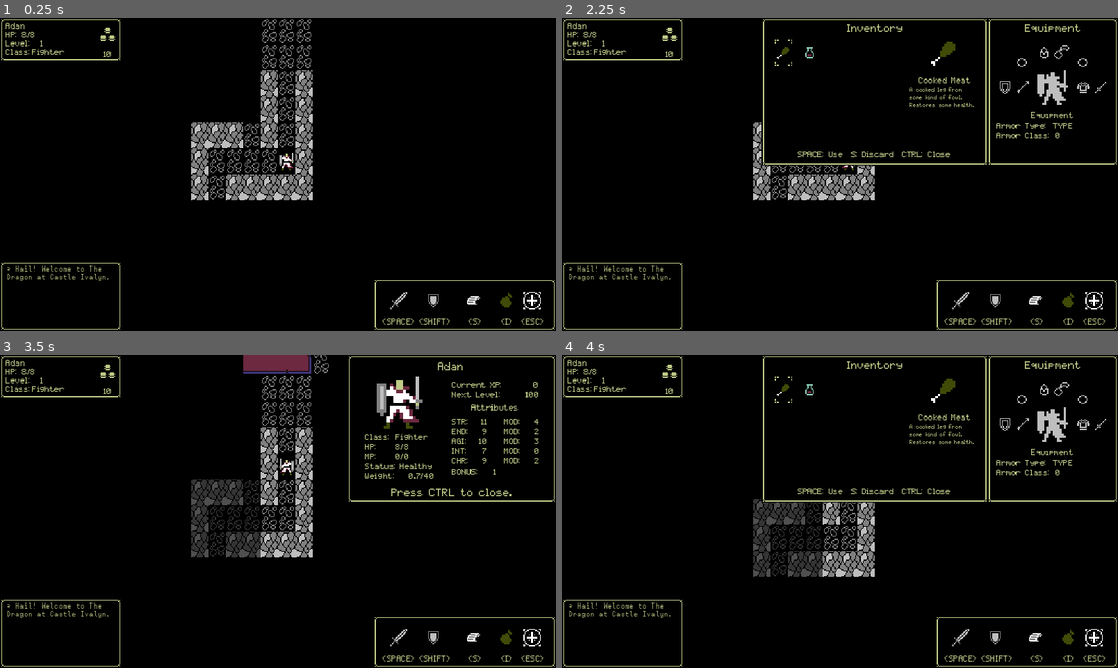
Above: before the commit, frames 1-4 (two rows, left to right).
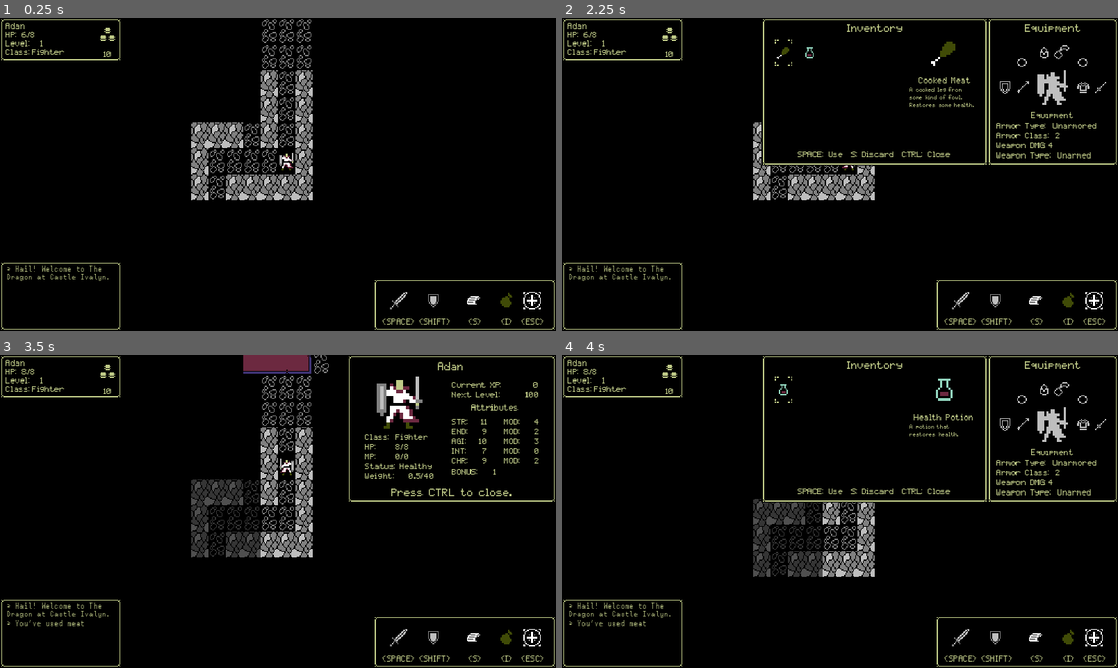
Above: after the commit, the same moments.

Repository: ChrisGlenn/tdaci
Game: Godot game, scene res://Scenes/LevelOne/level_one.tscn
Two runs of this game, one before a commit and one after it. Both use one fixed random seed, a clock stepped at 60 frames per second and the inputs below.
Inputs:
- Up to frame 1 (0.25 s): no input
- Up to frame 2 (2.25 s): tap Enter at 0.5 s; hold Right (ci_RIGHT) 0.53-1.28 s; tap Space (ci_A) at 0.6 s; tap S (ci_X) at 0.8, 1.35 s; tap Escape (ci_START) at 1.25, 2 s; hold Down (ci_DOWN) 1.28-2.03 s; tap I (ci_Y) at 1.55, 2.1 s; hold Right (ci_RIGHT) from 2.03 s (still down)
- Up to frame 3 (3.5 s): tap Space (ci_A) at 2.3, 2.85 s; tap Escape (ci_START) at 2.75 s; release Right (ci_RIGHT) at 2.78 s; hold Up (ci_UP) from 2.78 s (still down); tap S (ci_X) at 3.05 s
- Up to frame 4 (4 s): tap Escape (ci_START) at 3.5 s; release Up (ci_UP) at 3.53 s; hold Left (ci_LEFT) from 3.53 s (still down); tap Ctrl (ci_B) at 3.6 s; tap I (ci_Y) at 3.8 s

The runs differ from the first frame. In frame 1, less than 0.1% of the frame differs, in the area x 3-5%, y 4-6%; in frame 2, 0.4%; in frame 3, 0.1%; in frame 4, 1.0%, in the area x 1-97%, y 7-87%.

Commit message:
10/15/2024 NIGHT

Diff:
--- a/Scenes/UI/HUD/hud.gd
+++ b/Scenes/UI/HUD/hud.gd
@@ -34,17 +34,18 @@
 func hud_controls():
 	# check for player input that pertains to the HUD
 	# GAME MENU
-	if Input.is_action_just_pressed("ci_START"):
-		var menu = GAME_MENU.instantiate()
-		add_child(menu)
-	# STAT MENU
-	if Input.is_action_just_pressed("ci_X"):
-		var stats = STAT_MENU.instantiate()
-		add_child(stats)
-	# INVENTORY MENU
-	if Input.is_action_just_pressed("ci_Y"):
-		var inventory = INV_MENU.instantiate()
-		add_child(inventory)
+	if get_tree().paused == false:
+		if Input.is_action_just_pressed("ci_START"):
+			var menu = GAME_MENU.instantiate()
+			add_child(menu)
+		# STAT MENU
+		if Input.is_action_just_pressed("ci_X"):
+			var stats = STAT_MENU.instantiate()
+			add_child(stats)
+		# INVENTORY MENU
+		if Input.is_action_just_pressed("ci_Y"):
+			var inventory = INV_MENU.instantiate()
+			add_child(inventory)
 
 func update_hud():
 	# update player section of HUD
--- a/Scenes/UI/HUD/hud.tscn
+++ b/Scenes/UI/HUD/hud.tscn
@@ -8,6 +8,7 @@
 [ext_resource type="Texture2D" uid="uid://dnfui6i23nh1v" path="res://Sprites/UI/HUD_Icons_Clear.png" id="5_o1sr7"]
 
 [node name="HUD" type="CanvasLayer"]
+process_mode = 3
 script = ExtResource("1_ci2m8")
 
 [node name="Terminal" parent="." instance=ExtResource("1_5kxo1")]
--- a/Scenes/UI/Inventory_Menu/inventory_menu.gd
+++ b/Scenes/UI/Inventory_Menu/inventory_menu.gd
@@ -17,6 +17,10 @@
 @onready var RING_SLOT_TWO = $Inventory_Background2/Equip_Slots/ring_slot_2
 @onready var WEAPON_SLOT = $Inventory_Background2/Equip_Slots/weapon_slot
 @onready var ARMOR_SLOT = $Inventory_Background2/Equip_Slots/armor_slot
+@onready var ARMOR_TYPE = $Inventory_Background2/Armor_Type_Text
+@onready var ARMOR_CLASS = $Inventory_Background2/Armor_Class_Text
+@onready var WPN_DMG = $Inventory_Background2/Weapon_DMG_Text
+@onready var WPN_TYPE = $Inventory_Background2/Weapon_Type_Text
 var cur_pos : int = 0 # inventory select cursor position
 
 
@@ -72,15 +76,10 @@
 				update_controls(Items.Items_DB[Globals.player["INV"][cur_pos]]["type"])
 		# USE/EQUIP/ECT THE OBJECT
 		if Input.is_action_just_pressed("ci_A"):
-			# Globals.player["INV"].remove_at(cur_pos)
-			# if cur_pos > 0:
-			# 	cur_pos -= 1
-			# 	INV_SELECTOR.position = INV_SLOTS.get_child(cur_pos).position
-			# Globals.player["current_weight"] = 0.0
-			# update_inventory()
 			# USE ITEM
 			# get the type and run the function w/ the type and name
-			pass
+			Functions.use_item(Globals.player["INV"][cur_pos], Items.Items_DB[Globals.player["INV"][cur_pos]]["sub_type"], Items.Items_DB[Globals.player["INV"][cur_pos]]["modifier"])
+			remove_inv_item() # remove the item
 	# CLOSE THE INVENTORY MENU
 	if Input.is_action_just_pressed("ci_B") or Input.is_action_just_pressed("ci_START"):
 		get_tree().paused = false # unpause the game
@@ -90,6 +89,12 @@
 	INSPECT_TITLE.text = Items.Items_DB[Globals.player["INV"][cur_pos]]["title"]
 	INSPECT_SPRITE.frame = Items.Items_DB[Globals.player["INV"][cur_pos]]["frame"]
 	INSPECT_DESC.text = Items.Items_DB[Globals.player["INV"][cur_pos]]["desc"]
+	# update the equipment
+	var weapon_damage = Globals.player["WPN_DMG"] + (Globals.player["STR_MOD"] / 2)
+	ARMOR_TYPE.text = Globals.player["armor_type"]
+	ARMOR_CLASS.text = str(Globals.player["AC"])
+	WPN_DMG.text = str(weapon_damage)
+	WPN_TYPE.text = Globals.player["WPN_TYPE"]
 
 func update_inventory():
 	# iterate through and set the frame for each slot based on the reference
@@ -118,3 +123,13 @@
 			CONTROLS.text = str("Press ", Globals.cancel_button, " to close inventory.")
 		"CONSUMABLE":
 			CONTROLS.text = str(Globals.interact_button, ": Use  ", Globals.status_button, ": Discard  ", Globals.cancel_button, ": Close")
+
+func remove_inv_item():
+	# remove an item from the inventory at a given slot
+	Globals.player["INV"].remove_at(cur_pos)
+	if cur_pos > 0:
+		if Globals.player["INV"].size() < cur_pos + 1:
+			cur_pos -= 1
+			INV_SELECTOR.position = INV_SLOTS.get_child(cur_pos).position
+	Globals.player["current_weight"] = 0.0
+	update_inventory()
--- a/Scenes/UI/Inventory_Menu/inventory_menu.tscn
+++ b/Scenes/UI/Inventory_Menu/inventory_menu.tscn
@@ -305,7 +305,7 @@
 theme_override_font_sizes/font_size = 6
 text = "Armor Class: "
 
-[node name="Armor_Class_Type" type="Label" parent="Inventory_Background2"]
+[node name="Armor_Class_Text" type="Label" parent="Inventory_Background2"]
 layout_mode = 0
 offset_left = 62.0
 offset_top = 105.0
@@ -316,6 +316,50 @@
 theme_override_font_sizes/font_size = 6
 text = "0"
 
+[node name="Weapon_DMG_Label" type="Label" parent="Inventory_Background2"]
+layout_mode = 0
+offset_left = 8.0
+offset_top = 114.0
+offset_right = 56.0
+offset_bottom = 122.0
+theme_override_colors/font_color = Color(0.74902, 0.792157, 0.529412, 1)
+theme_override_fonts/font = ExtResource("2_umbqu")
+theme_override_font_sizes/font_size = 6
+text = "Weapon DMG:"
+
+[node name="Weapon_DMG_Text" type="Label" parent="Inventory_Background2"]
+layout_mode = 0
+offset_left = 56.0
+offset_top = 114.0
+offset_right = 112.0
+offset_bottom = 122.0
+theme_override_colors/font_color = Color(0.74902, 0.792157, 0.529412, 1)
+theme_override_fonts/font = ExtResource("2_umbqu")
+theme_override_font_sizes/font_size = 6
+text = "0"
+
+[node name="Weapon_Type_Label" type="Label" parent="Inventory_Background2"]
+layout_mode = 0
+offset_left = 8.0
+offset_top = 123.0
+offset_right = 64.0
+offset_bottom = 131.0
+theme_override_colors/font_color = Color(0.74902, 0.792157, 0.529412, 1)
+theme_override_fonts/font = ExtResource("2_umbqu")
+theme_override_font_sizes/font_size = 6
+text = "Weapon Type:"
+
+[node name="Weapon_Type_Text" type="Label" parent="Inventory_Background2"]
+layout_mode = 0
+offset_left = 64.0
+offset_top = 123.0
+offset_right = 112.0
+offset_bottom = 131.0
+theme_override_colors/font_color = Color(0.74902, 0.792157, 0.529412, 1)
+theme_override_fonts/font = ExtResource("2_umbqu")
+theme_override_font_sizes/font_size = 6
+text = "Fists"
+
 [node name="Equip_Avatar" type="Sprite2D" parent="Inventory_Background2"]
 position = Vector2(44, 40)
 scale = Vector2(2, 2)
--- a/Scripts/Data/items.gd
+++ b/Scripts/Data/items.gd
@@ -9,7 +9,7 @@
         "weight" : 0.2,
         "value" : 2,
         "frame" : 53,
-        "heal" : 10
+        "modifier" : 10
     },
     "health potion" : {
         "title" : "Health Potion",
@@ -18,7 +18,8 @@
         "sub_type" : "Heal",
         "weight" : 0.5,
         "value" : 20,
-        "frame" : 61
+        "frame" : 61,
+        "modifier" : 25
     },
     "leather helmet" : {
         "title" : "Leather Helmet",
@@ -28,6 +29,6 @@
         "weight" : 1,
         "value" : 8,
         "frame" : 120,
-        "AC" : 1
+        "modifier" : 1
     }
 }
--- a/Scripts/functions.gd
+++ b/Scripts/functions.gd
@@ -62,7 +62,12 @@
 
 # inventory functions
 # consumables
-func use_item(_name : String):
-    pass
+func use_item(item_name : String, sub_type : String, modifier : int):
+    if sub_type == "Heal":
+        Globals.player["hp"] += modifier
+        if Globals.player["hp"] > Globals.player["max_hp"]:
+            Globals.player["hp"] = Globals.player["max_hp"] # stop HP from going over max
+            Globals.update_terminal(str("> You've used ", item_name, "\n"))
+
 # equipable
 # ect
--- a/Scripts/globals.gd
+++ b/Scripts/globals.gd
@@ -9,10 +9,10 @@
     "race": "Human",
     "class": "Fighter",
     "level": 1,
+    "hp": 6,
     "max_hp": 8,
     "mp": 0,
     "max_mp": 0,
-    "hp": 8,
     "xp": 0,
     "xp_to": 100,
     "current_status": "Healthy",
@@ -36,7 +36,8 @@
     "AC": 2,
     "armor_type" : "Unarmored",
     "armor_restrictions" : [],
-    "WPN_DMG": 0,
+    "WPN_TYPE" : "Unarmed",
+    "WPN_DMG": 2,
     "WPN_PEN": 0,
     "weapon_restrictions" : [],
     "INV": ["meat", "health potion"],
